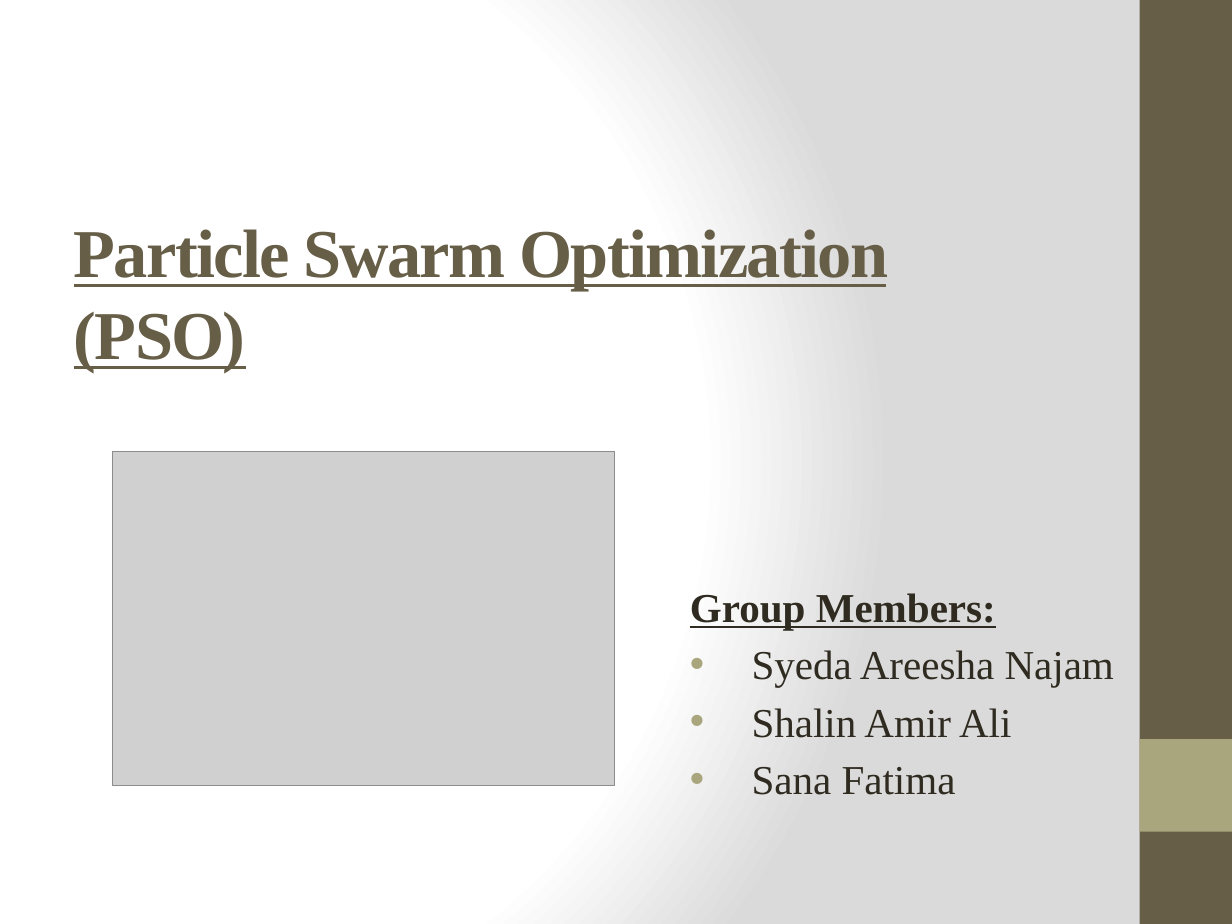
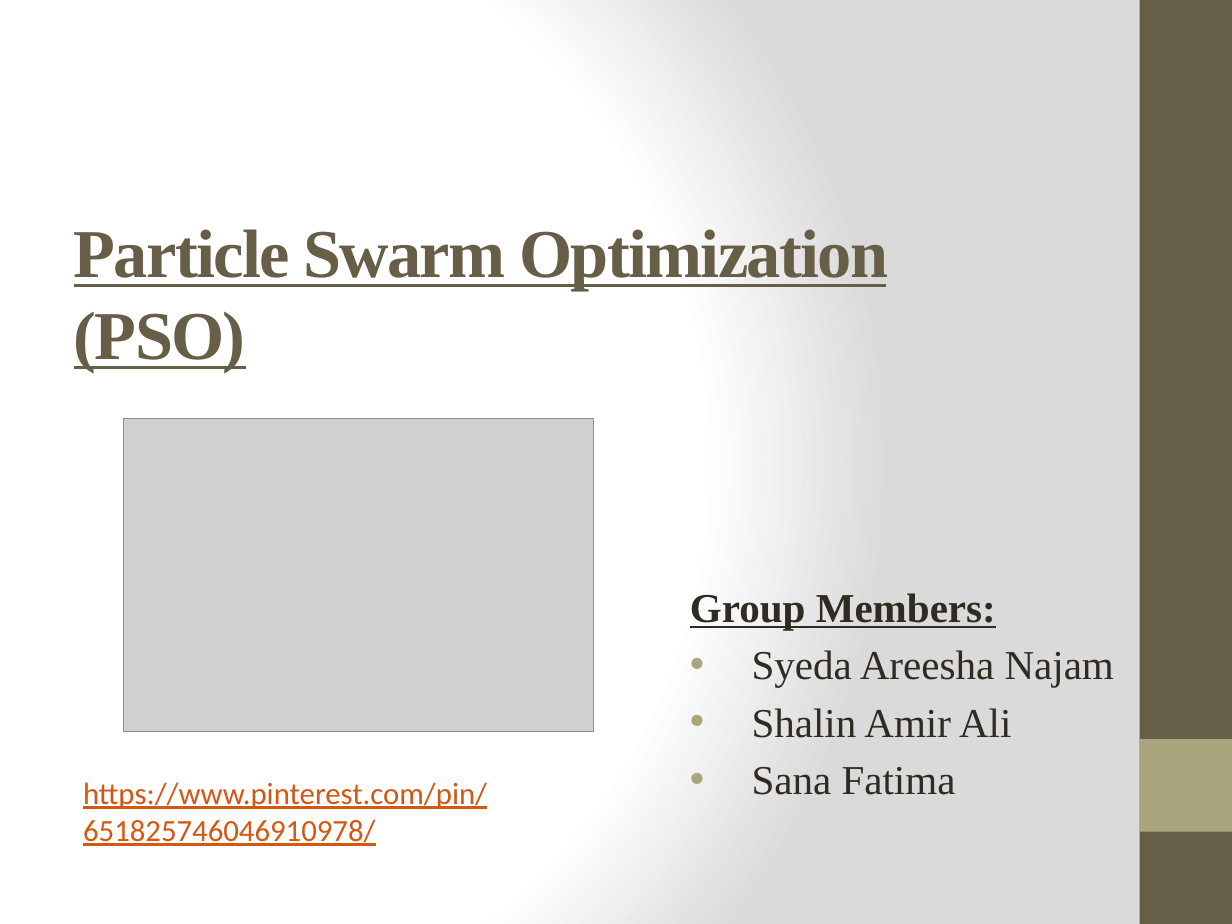
Before and after one commit to ayazhassan-courses/project-pyteam, a slide deck: slide 1 of Documentation/Presentation (interim demo).pptx. Drawn at 1232x924 pixels with LibreOffice and Linux fonts; fonts in the diff are those of the drawing; grey boxes stand for pictures. Boxes give left, top, right and bottom in pixels: in the first picture for what was removed or moved away, otherwise in the second. Text is boxed around its words. In the diff, an @@ line names an element or a change of style, - is before the commit and + after.

Commit message:
edited

```diff
--- a/Documentation/Presentation (interim demo).pptx
+++ b/Documentation/Presentation (interim demo).pptx
@@ picture: place and size @@
-picture at box(113, 452, 615, 786)
+picture at box(123, 419, 594, 732)
@@ text added at box(83, 782, 487, 846), 18 pt, text #D25814, underline @@
+https://www.pinterest.com/pin/651825746046910978/
```
Also in this commit, not shown: 2 other slides changed, 1 slide added.
